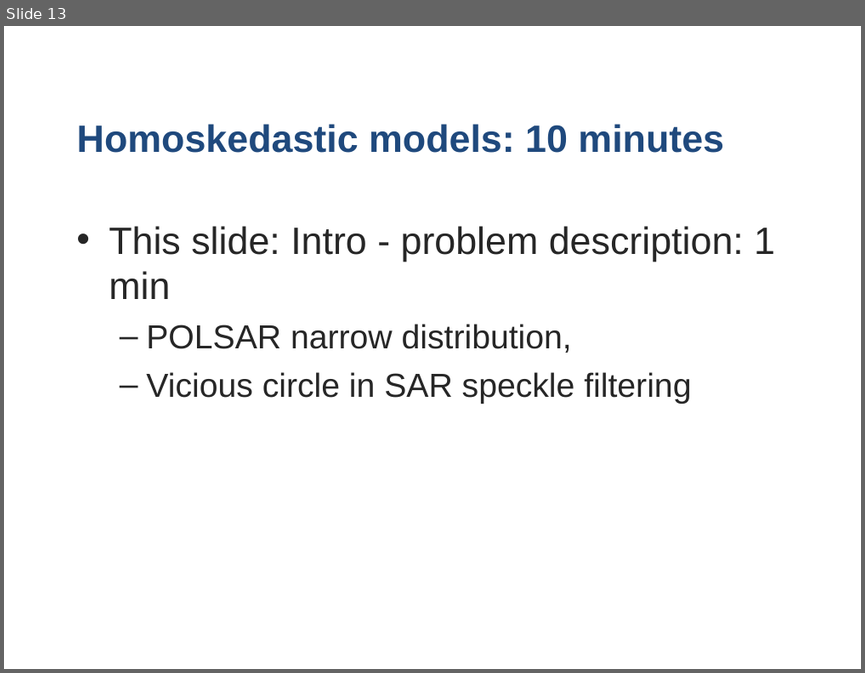
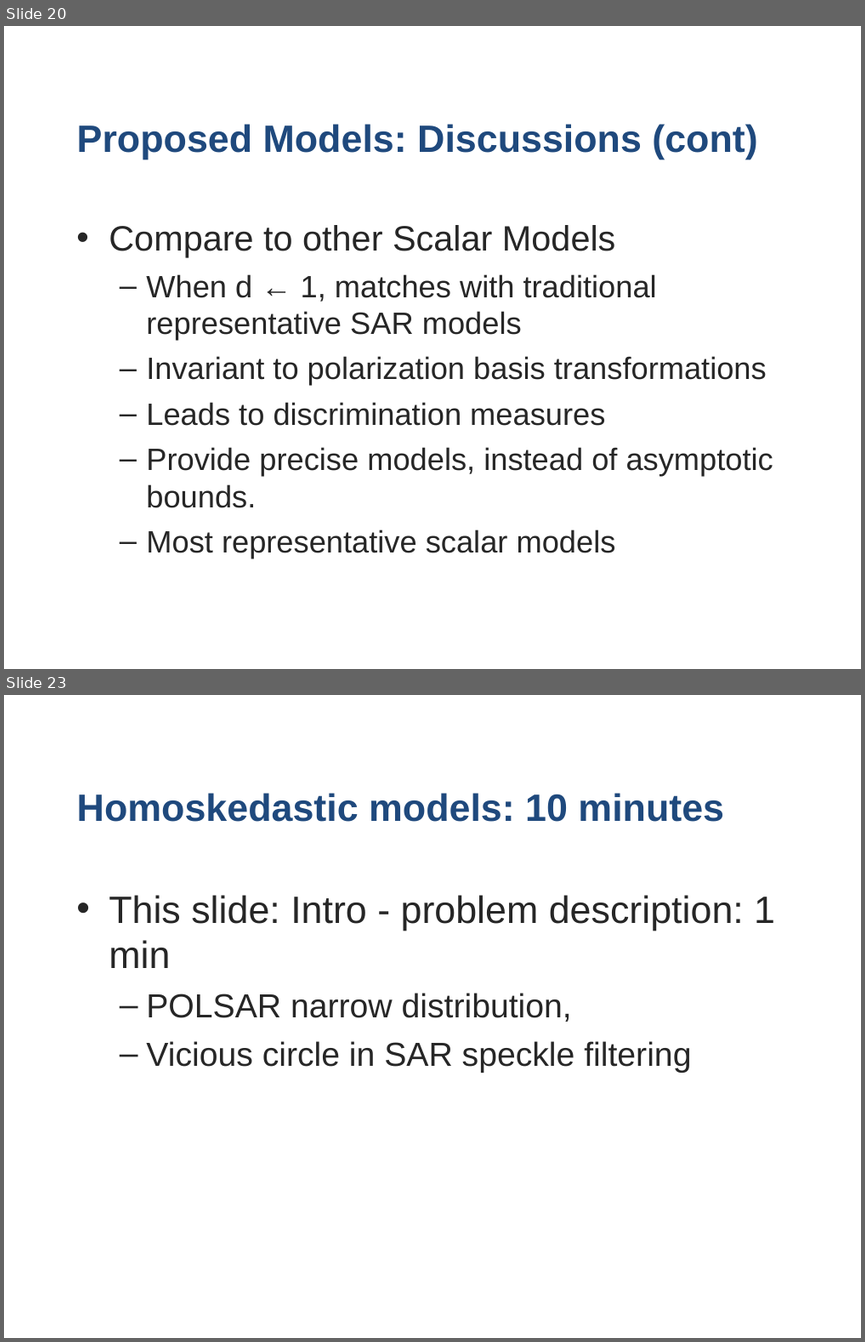
Before and after one commit to stivo-suong/thesis-latex-dev, a slide deck: oral_defense/Scalar & Homoskedastic Models for SAR & POLSAR.pptx.ppt. Shown one above the other, each under a label of ours: slide 13 before the commit, slides 20 and 23 after it; the slides between them are not shown. The pictures are 865x673 and 865x1342 pixels, drawn with LibreOffice and Linux fonts; fonts in the diff are those of the drawing; background and template pictures are left out. Boxes give left, top, right and bottom in pixels: in the first picture for what was removed or moved away, otherwise in the second. Text is boxed around its words. In the diff, an @@ line names an element or a change of style, - is before the commit and + after.

```diff
--- a/oral_defense/Scalar & Homoskedastic Models for SAR & POLSAR.pptx.ppt
+++ b/oral_defense/Scalar & Homoskedastic Models for SAR & POLSAR.pptx.ppt
@@ slide 20 added at <box>4,26,861,669</box>, background #FFFFFF @@
@@ title added at <box>77,124,757,159</box>, 32 pt, text #1F497D, bold @@
+Proposed Models: Discussions (cont)
@@ text added at <box>109,225,773,558</box>, 25.9 pt, text #262626 @@
+• Compare to other Scalar Models
+  – When d ← 1, matches with traditional representative SAR models
+  – Invariant to polarization basis transformations
+  – Leads to discrimination measures
+  – Provide precise models, instead of asymptotic bounds.
+  – Most representative scalar models
@@ what was slide 13 is now slide 23 @@
```
Also in this commit, not shown: 3 slides changed, 16 other slides added, 6 slides removed.
